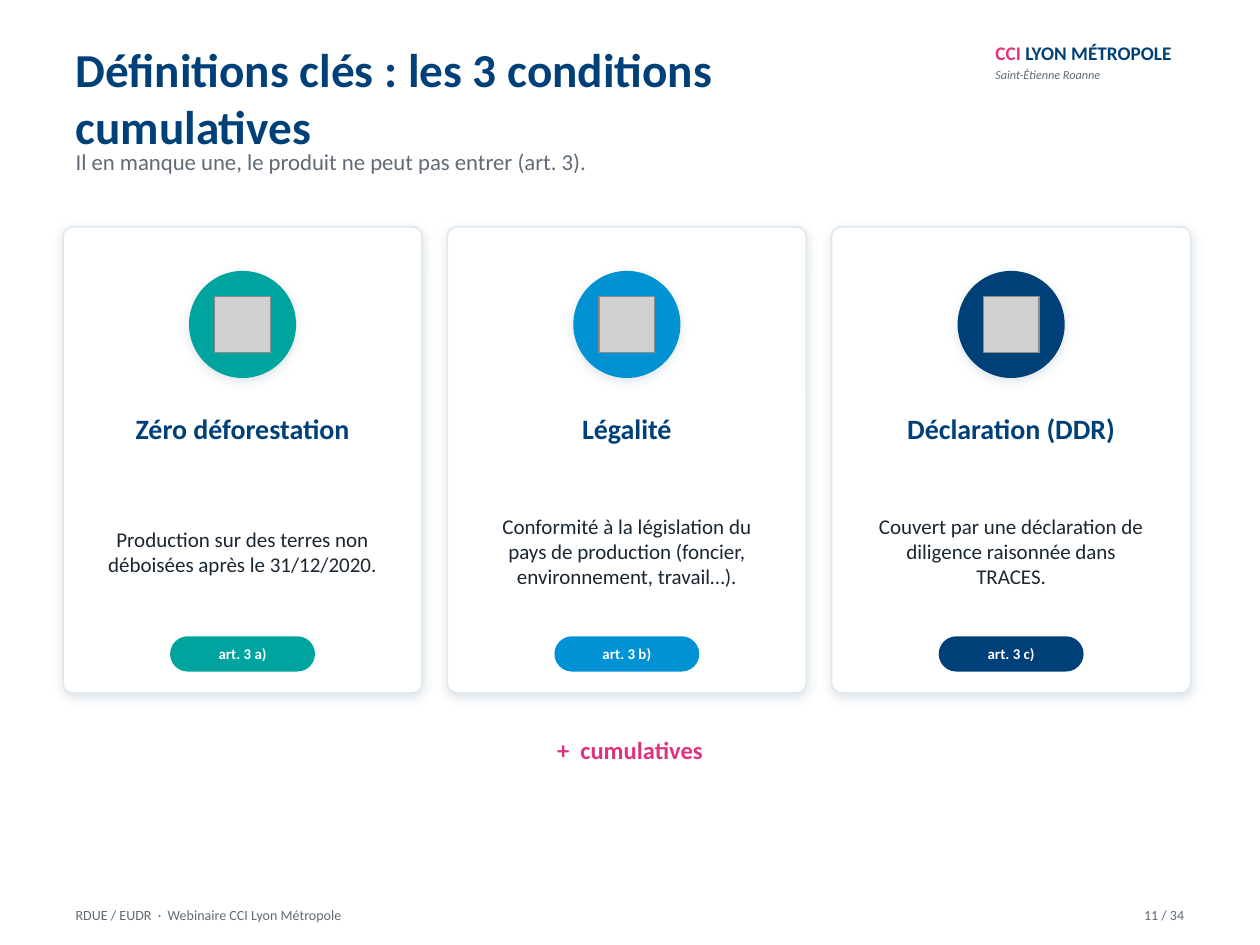
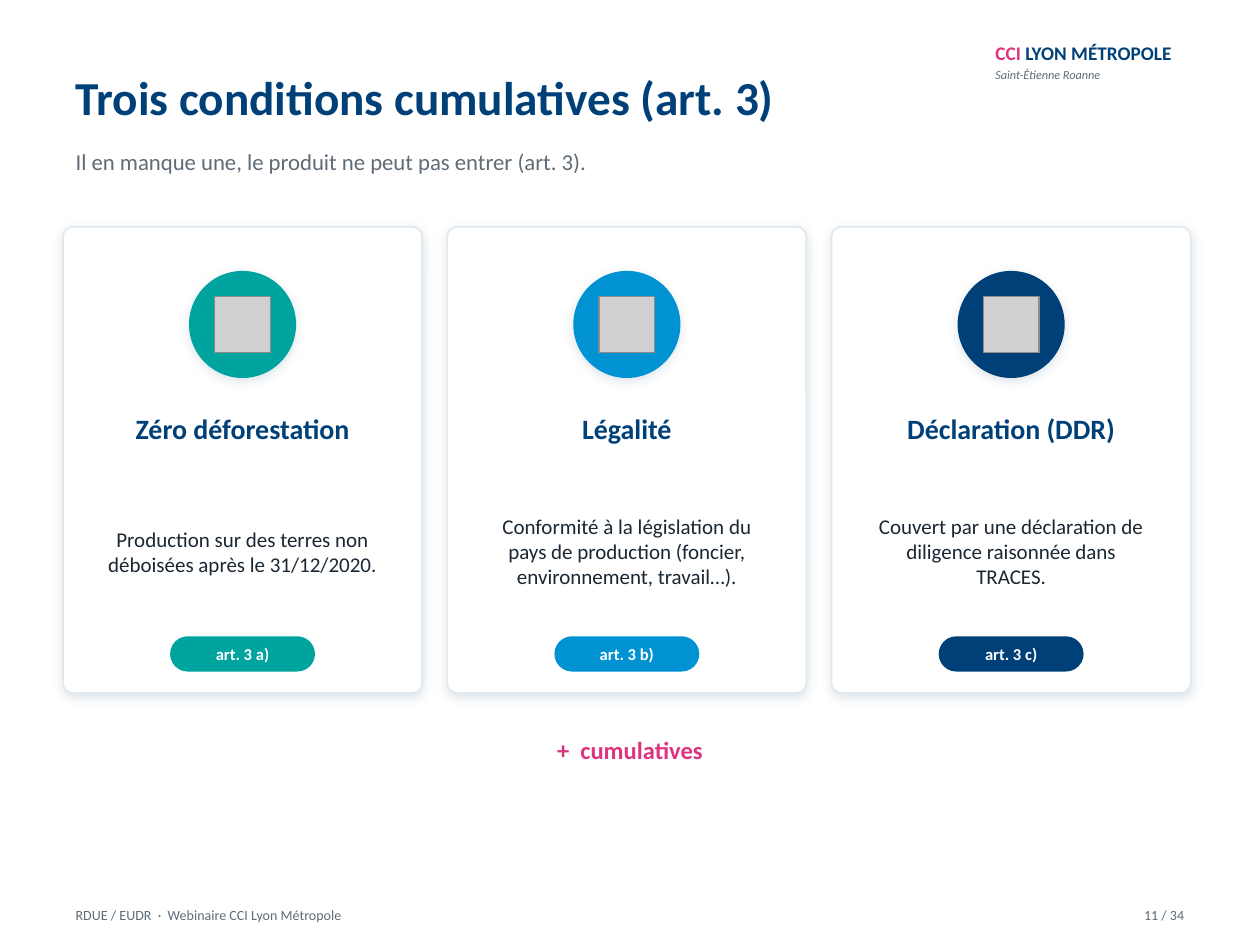
Before and after one commit to houdazebar-collab/veille-douane-test, a slide deck: slide 11 of webinaire-rdue-2026-09-24/AtelierRDUECCI_revu_2026-09-16.pptx. Drawn at 1260x945 pixels with LibreOffice and Linux fonts; fonts in the diff are those of the drawing; grey boxes stand for pictures. Boxes give left, top, right and bottom in pixels: in the first picture for what was removed or moved away, otherwise in the second. Text is boxed around its words. In the diff, an @@ line names an element or a change of style, - is before the commit and + after.

```diff
--- a/webinaire-rdue-2026-09-24/AtelierRDUECCI_revu_2026-09-16.pptx
+++ b/webinaire-rdue-2026-09-24/AtelierRDUECCI_revu_2026-09-16.pptx
@@ text at bbox=[76, 80, 774, 122]: text changed @@
-Définitions clés : les 3 conditions cumulatives
+Trois conditions cumulatives (art. 3)
@@ size 8.5 to 9.5 pt in 3 elements at bbox=[216, 648, 269, 663], bbox=[600, 648, 654, 663], bbox=[985, 648, 1037, 663] @@
```
Also in this commit, not shown: 12 other slides changed, 4 other files.
